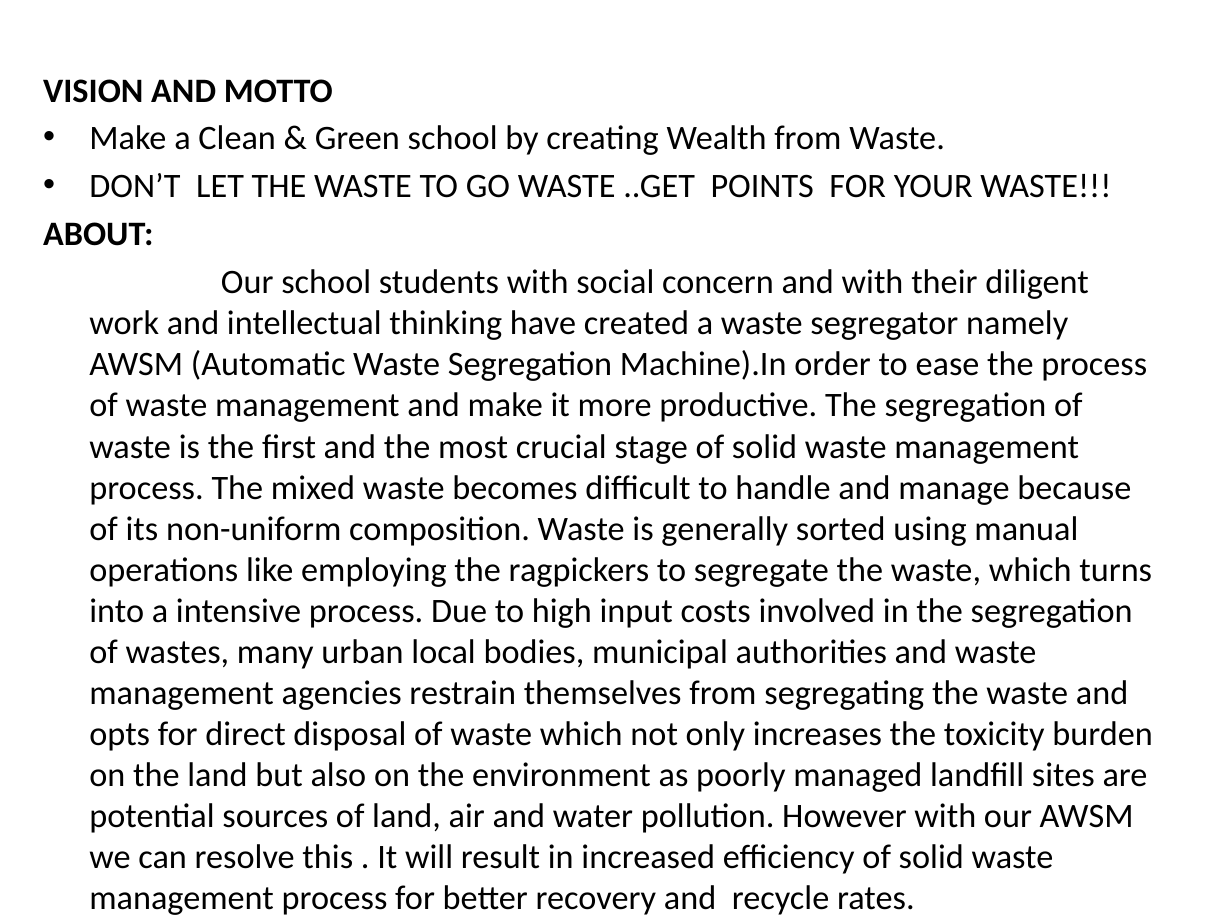
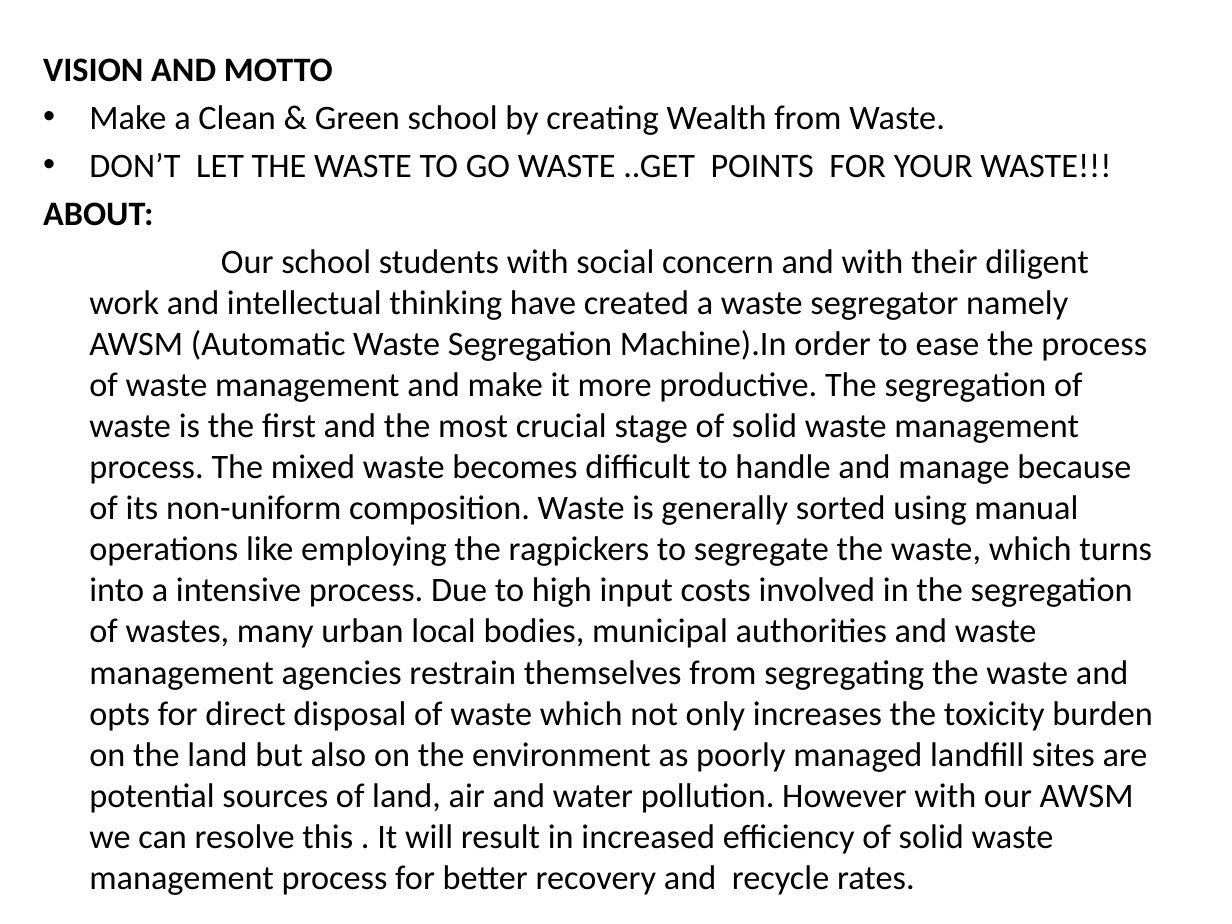
Before and after one commit to 1AdityaX/sd_website, a slide deck: slide 2 of temp/SD_Project new.ppsx. Drawn at 1232x924 pixels with LibreOffice and Linux fonts; fonts in the diff are those of the drawing. Boxes give left, top, right and bottom in pixels: in the first picture for what was removed or moved away, otherwise in the second. Text is boxed around its words. In the diff, an @@ line names an element or a change of style, - is before the commit and + after.

```diff
--- a/temp/SD_Project new.ppsx
+++ b/temp/SD_Project new.ppsx
@@ text "VISION AND MOTTO" rewrapped from [43,79,1152,874] to [43,58,1152,895] @@
```
Also in this commit, not shown: 2 other slides changed, 5 other files.
